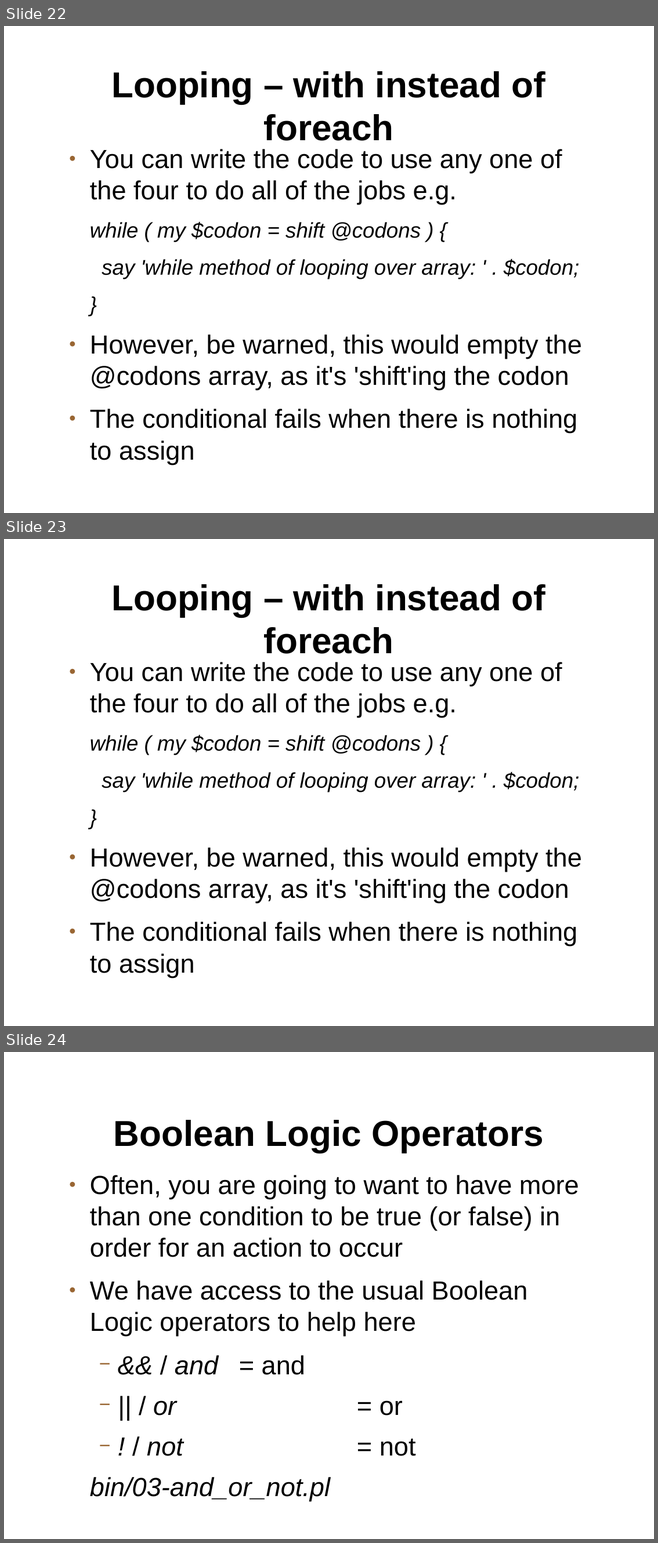
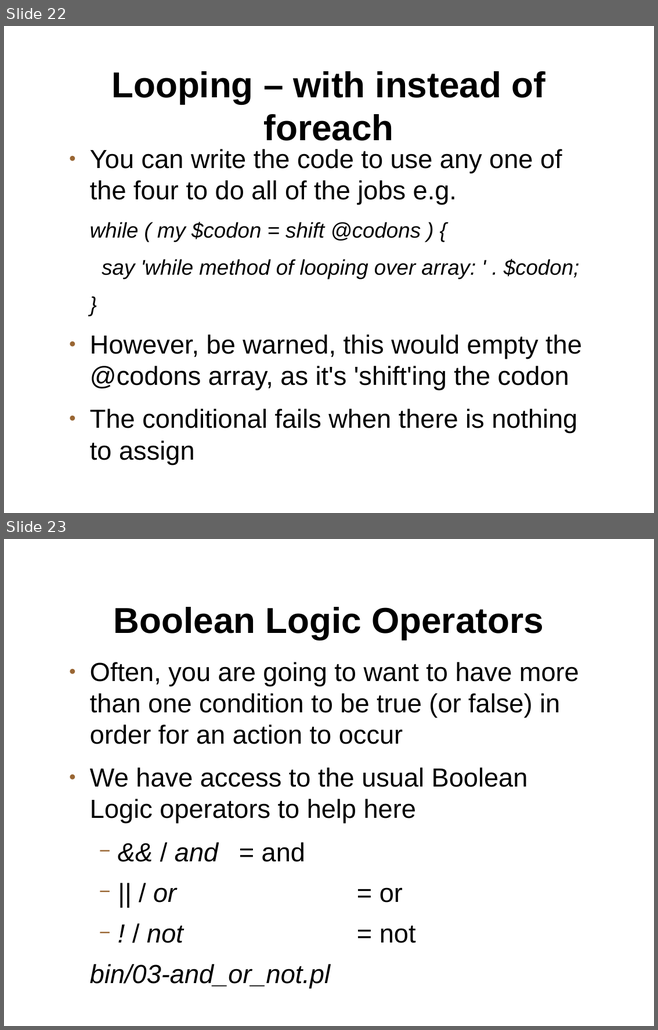
Before and after one commit to setitesuk/basic_perl_course, a slide deck: 07-decision_making/decision_making_loops.odp. Shown one above the other, each under a label of ours: slides 22, 23 and 24 before the commit, slides 22 and 23 after it. The pictures are 658x1543 and 658x1030 pixels, drawn with LibreOffice and Linux fonts; fonts in the diff are those of the drawing; background and template pictures are left out. Boxes give left, top, right and bottom in pixels: in the first picture for what was removed or moved away, otherwise in the second. Text is boxed around its words. In the diff, an @@ line names an element or a change of style, - is before the commit and + after.

```diff
--- a/07-decision_making/decision_making_loops.odp
+++ b/07-decision_making/decision_making_loops.odp
@@ slide 23 removed at bbox=[4, 539, 654, 1026], background picture (left out) @@
@@ title removed at bbox=[111, 584, 545, 654] @@
-Looping – with instead of foreach
@@ text removed at bbox=[90, 662, 582, 973] @@
-● You can write the code to use any one of the four to do all of the jobs e.g.
-while ( my $codon = shift @codons ) {
-say 'while method of looping over array: ' . $codon;
-}
-● However, be warned, this would empty the @codons array, as it's 'shift'ing the codon
-● The conditional fails when there is nothing to assign
@@ what was slide 24 is now slide 23 @@
```
Also in this commit, not shown: 1 slide changed, 23 other files.
